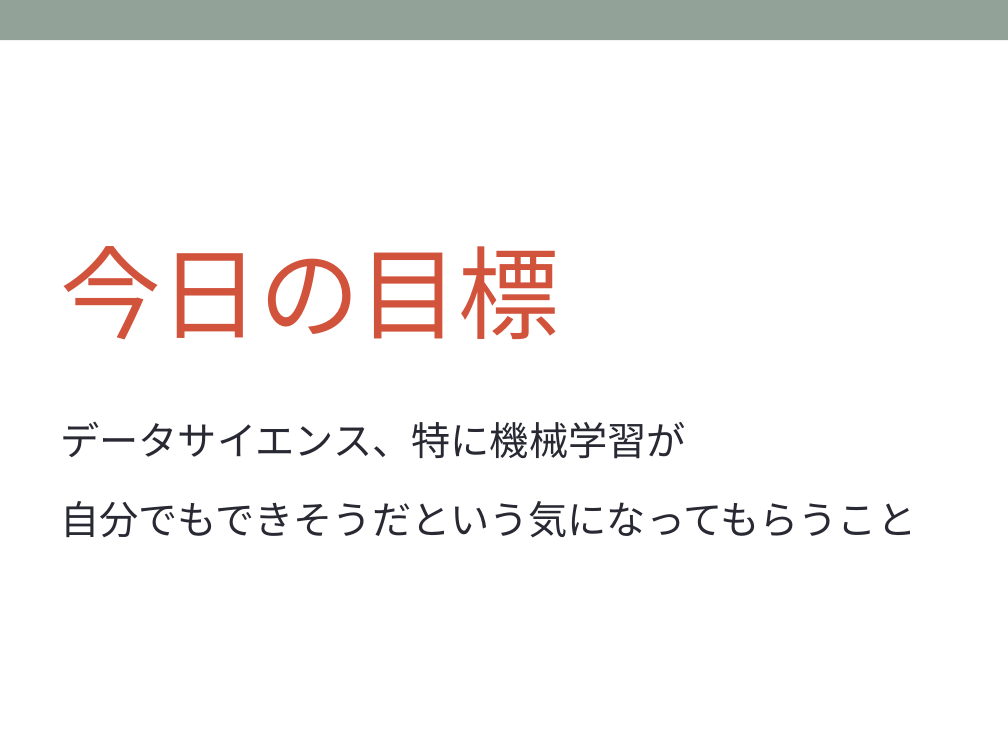
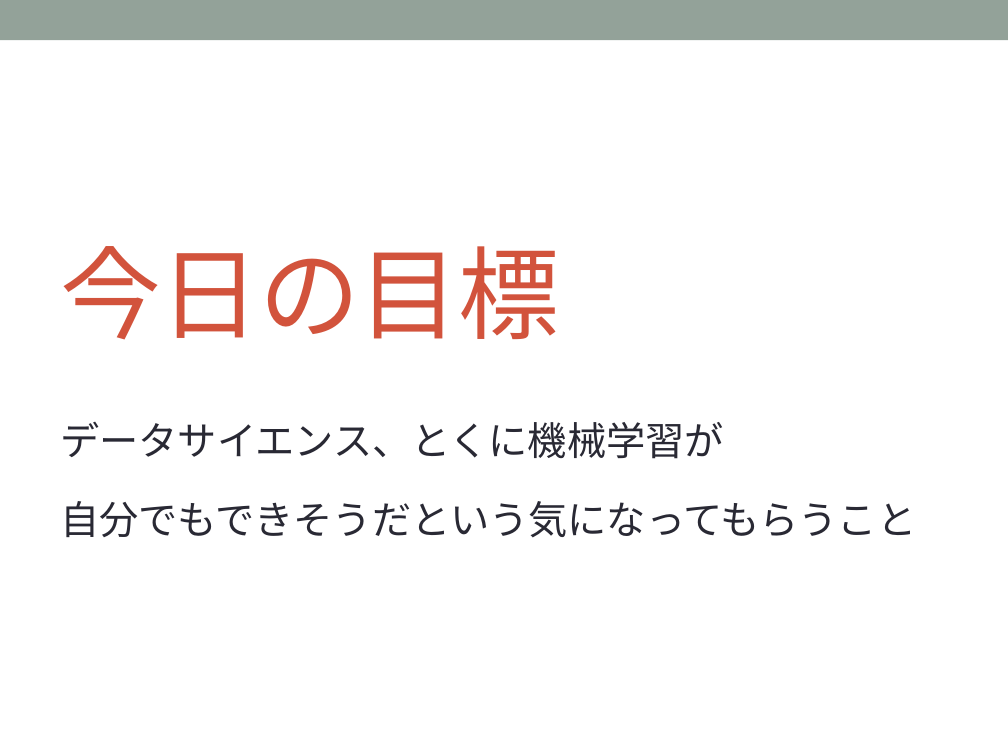
Before and after one commit to sakapun/nds51, a slide deck: slide 3 of 入門系の本を一冊も読まず.pptx. Drawn at 1008x756 pixels with LibreOffice and Linux fonts; fonts in the diff are those of the drawing. Boxes give left, top, right and bottom in pixels: in the first picture for what was removed or moved away, otherwise in the second. Text is boxed around its words. In the diff, an @@ line names an element or a change of style, - is before the commit and + after.

```diff
--- a/入門系の本を一冊も読まず.pptx
+++ b/入門系の本を一冊も読まず.pptx
@@ text at box(60, 422, 723, 459): text changed @@
-データサイエンス、特に機械学習が
+データサイエンス、とくに機械学習が
```
Also in this commit, not shown: 1 other slide changed, 1 other file.
